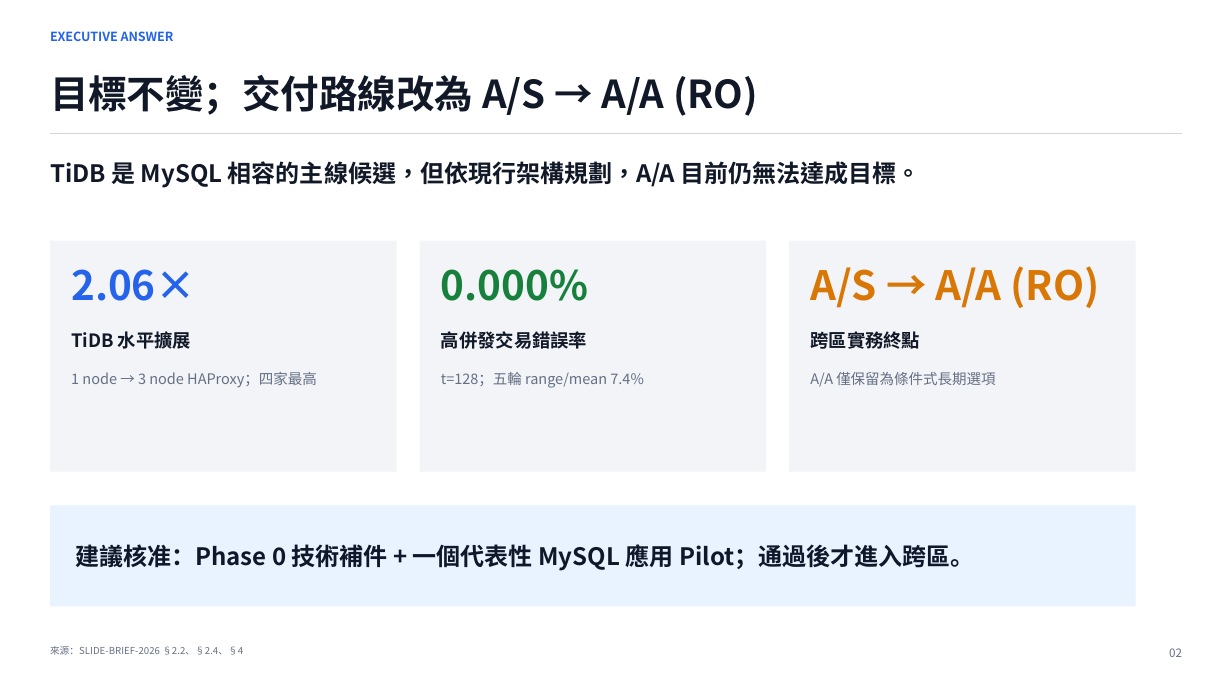
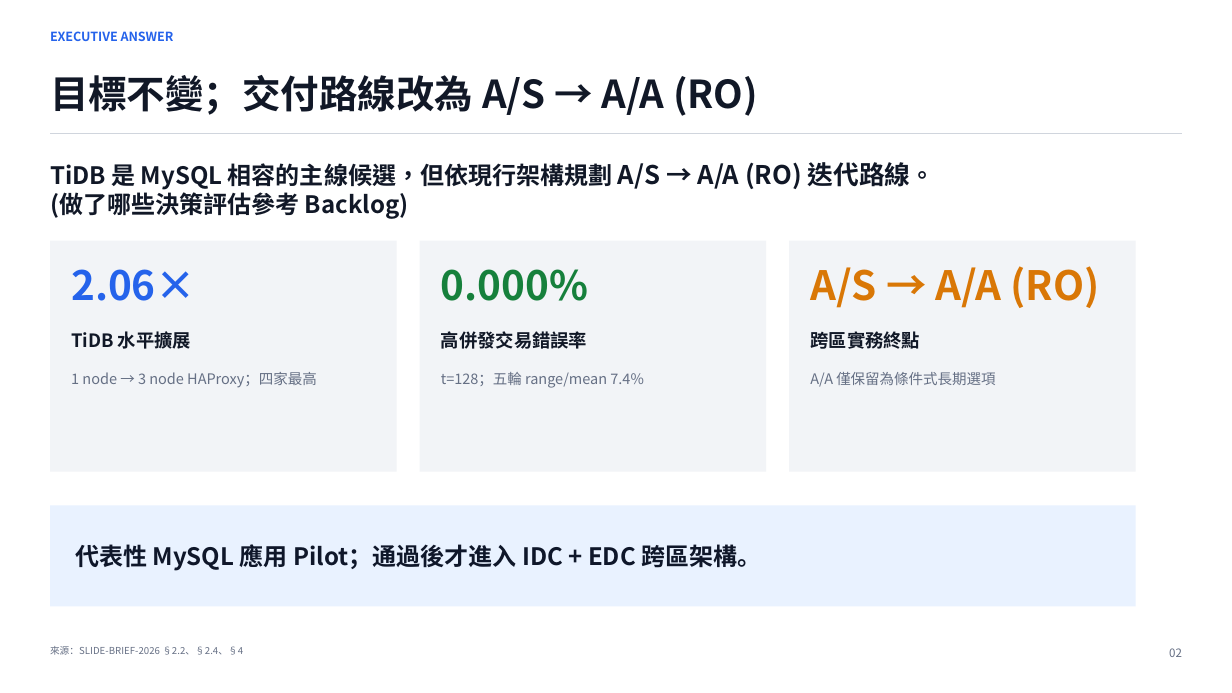
Before and after one commit to heavenruler/dba_career, a slide deck: slide 5 of poc/refresh/0827_slide_codex_v2.pptx (slide 2 before the commit). Drawn at 1232x693 pixels with LibreOffice and Linux fonts; fonts in the diff are those of the drawing. Boxes give left, top, right and bottom in pixels: in the first picture for what was removed or moved away, otherwise in the second. Text is boxed around its words. In the diff, an @@ line names an element or a change of style, - is before the commit and + after.

```diff
--- a/poc/refresh/0827_slide_codex_v2.pptx
+++ b/poc/refresh/0827_slide_codex_v2.pptx
@@ text at box(50, 162, 935, 219): text changed @@
-TiDB 是 MySQL 相容的主線候選，但依現行架構規劃，A/A 目前仍無法達成目標。
+TiDB 是 MySQL 相容的主線候選，但依現行架構規劃 A/S → A/A (RO) 迭代路線。
+(做了哪些決策評估參考 Backlog)
@@ text at box(75, 544, 761, 571): text changed @@
-建議核准：Phase 0 技術補件 + 一個代表性 MySQL 應用 Pilot；通過後才進入跨區。
+代表性 MySQL 應用 Pilot；通過後才進入 IDC + EDC 跨區架構。
```
Also in this commit, not shown: 9 other slides changed, 2 other files.
